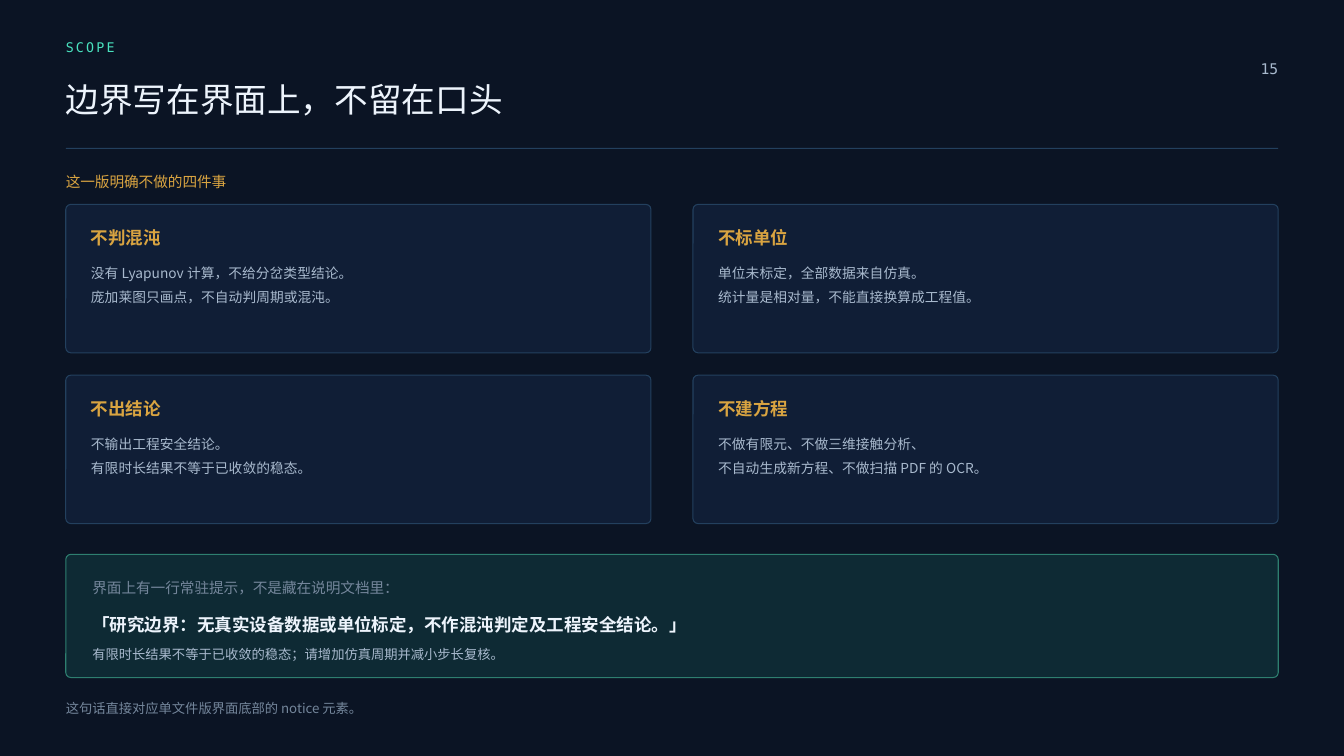
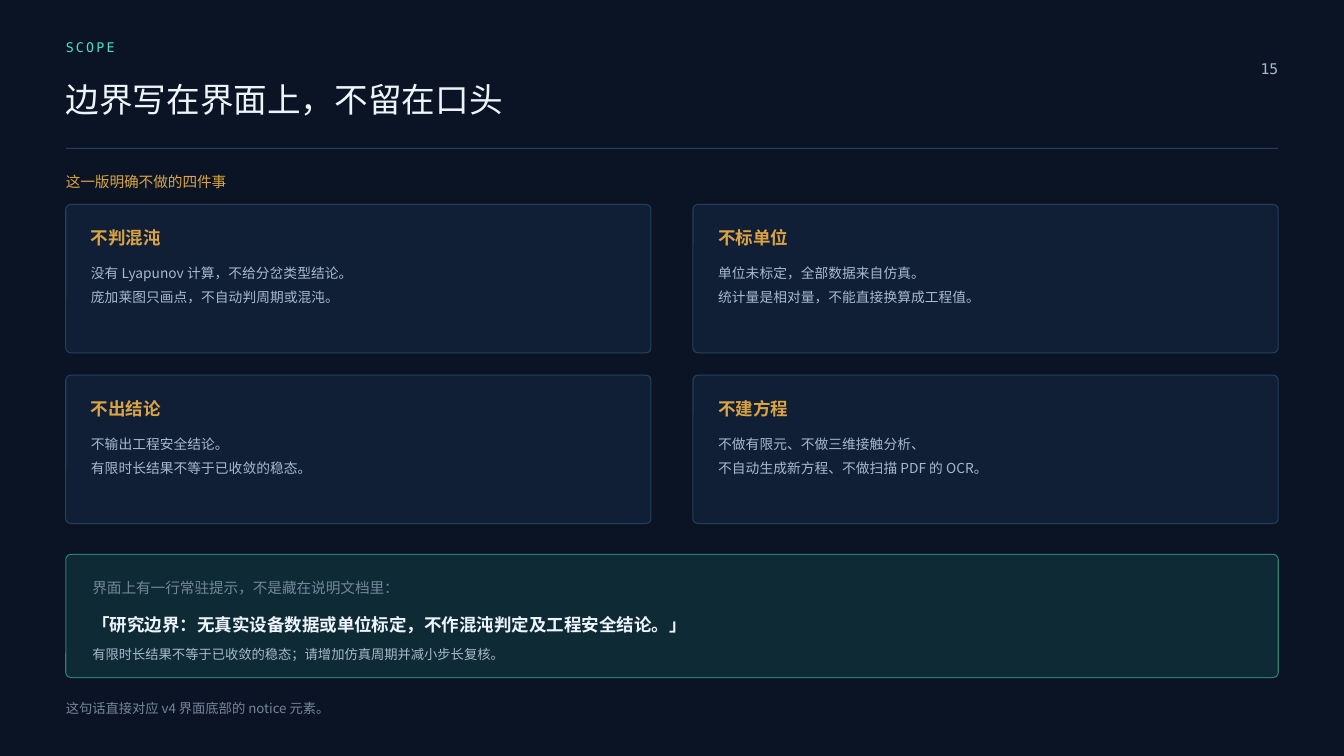
Before and after one commit to ahzszq/vibration-ai-assistant, a slide deck: slide 15 of 参赛材料/振动AI实验助手-汇报PPT-v3.pptx. Drawn at 1344x756 pixels with LibreOffice and Linux fonts; fonts in the diff are those of the drawing. Boxes give left, top, right and bottom in pixels: in the first picture for what was removed or moved away, otherwise in the second. Text is boxed around its words. In the diff, an @@ line names an element or a change of style, - is before the commit and + after.

```diff
--- a/参赛材料/振动AI实验助手-汇报PPT-v3.pptx
+++ b/参赛材料/振动AI实验助手-汇报PPT-v3.pptx
@@ text at [66,702,330,714]: text changed @@
-这句话直接对应单文件版界面底部的 notice 元素。
+这句话直接对应 v4 界面底部的 notice 元素。
```
Also in this commit, not shown: 2 other slides changed.
